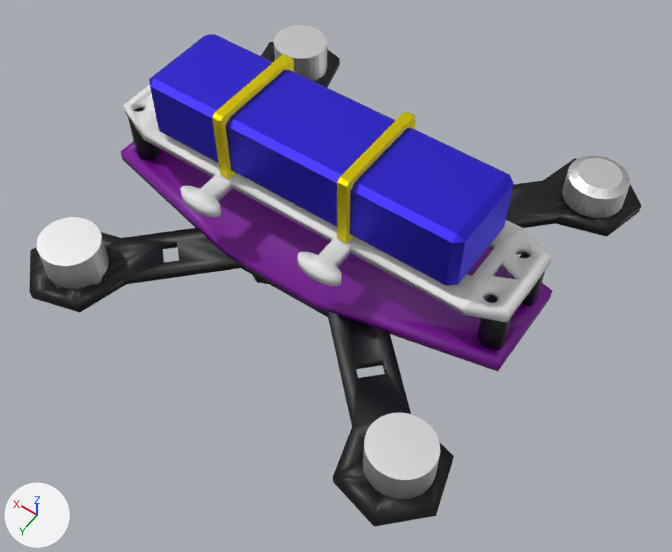
Two versions of the COLLADA model webots/meshes/collada_files/custom.dae, one commit apart.
Rendered twice from a camera (50 mm lens) standing at (-0.0598, 0.0857, 0.1305) and looking at (-0.0043, 0.008, 0.0084). Arrows for +X, +Y and +Z are at lower left; the lights stay in place. Where no turn or scale is listed for an object, it has been applied to the vertices.
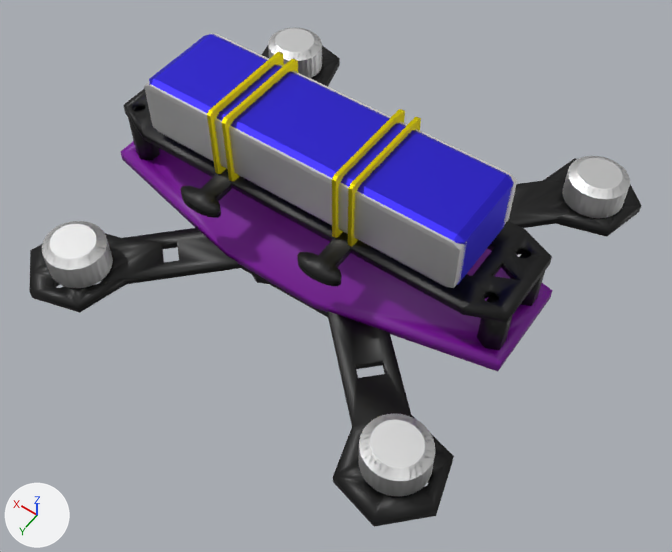
Commit message: modified:   blender/custom.blend

The change, as a list of edits to the scene's bpy script:
```text
Change me_carbon_fiber_frame_top_longer:
    where me_carbon_fiber_frame_top_longer.from_pydata(...)  # 379 vertices, 778 faces; spans x -0.0345..0.0418, y -0.0124..0.0204, z 0.0..0.0019
    add me_carbon_fiber_frame_top_longer.materials.append(mat_material_023)  # black #000000
Change me_cylinder_003:
    remove me_cylinder_003.from_pydata(...)  # 64 vertices, 124 faces; spans x -0.00528..0.00528, y -0.00509..0.00509, z -0.00336..0.00336
    remove me_cylinder_003.materials.append(mat_material_009)  # white #e7e7e7
    add me_cylinder_003.from_pydata(...)  # 192 vertices, 380 faces; spans x -0.00533..0.00533, y -0.00513..0.00513, z -0.00336..0.00336
    me_cylinder_003 part 1: 64 vertices removed from x -0.00528..0.00528, y -0.00509..0.00509, z -0.00336..0.00336; 192 vertices added at x -0.00533..0.00533, y -0.00513..0.00513, z -0.00336..0.00336
    add me_cylinder_003.materials.append(mat_material_006)  # white #e7e7e7
Change me_cylinder:
    remove me_cylinder.from_pydata(...)  # 64 vertices, 124 faces; spans x -0.00528..0.00528, y -0.00509..0.00509, z -0.00336..0.00336
    remove me_cylinder.materials.append(mat_material_006)  # white #e7e7e7
    add me_cylinder.from_pydata(...)  # 192 vertices, 380 faces; spans x -0.00533..0.00533, y -0.00513..0.00513, z -0.00336..0.00336
    me_cylinder part 2: 64 vertices removed from x -0.00528..0.00528, y -0.00509..0.00509, z -0.00336..0.00336; 192 vertices added at x -0.00533..0.00533, y -0.00513..0.00513, z -0.00336..0.00336
    add me_cylinder.materials.append(mat_material_018)  # white #e7e7e7
Change ob_cube_002:
    ob_cube_002.location: (0.0162, 0.0013, 0.0279) -> (0.0177, 0.0013, 0.0279)
    ob_cube_002.scale: (0.005, 0.17, 0.12) -> (0.002, 0.17, 0.12)
Change ob_cube:
    ob_cube.location: (-0.0071, 0.0013, 0.0279) -> (-0.0056, 0.0013, 0.0279)
    ob_cube.scale: (0.005, 0.17, 0.12) -> (0.002, 0.17, 0.12)
Change ob_cylinder_003:
    ob_cylinder_003.location: (0.0318, 0.0316, 0.012) -> (0.0331, -0.0305, 0.012)
Change ob_cylinder_002:
    ob_cylinder_002.location: (0.0319, -0.0308, 0.012) -> (0.0312, 0.0312, 0.012)
Change ob_cylinder:
    ob_cylinder.location: (-0.032, 0.0312, 0.012) -> (-0.0313, 0.0312, 0.012)
Add ob_cube_003:
    ob_cube_003 = bpy.data.objects.new('Cube.003', me_cube_006)  # 24 vertices, 44 faces; spans x -0.0003..0.0003, y -0.0091..0.0091, z -0.0067..0.0067; in mat_material_024 (yellow #e7d910)
    ob_cube_003.location = (0.0148, 0.0013, 0.0279)
Add ob_cube_004:
    ob_cube_004 = bpy.data.objects.new('Cube.004', me_cube_007)  # 24 vertices, 44 faces; spans x -0.0003..0.0003, y -0.0091..0.0091, z -0.0067..0.0067; in mat_material_025 (yellow #e7d910)
    ob_cube_004.location = (-0.0085, 0.0013, 0.0279)
Add ob_cube_006:
    ob_cube_006 = bpy.data.objects.new('Cube.006', me_cube_011)  # 24 vertices, 44 faces; spans x -0.0292..0.0292, y -0.0011..0.0011, z -0.005..0.005; in mat_material_008 (white #e7e7e7)
    ob_cube_006.location = (0.0029, 0.0087, 0.0279)
Add ob_cube_007:
    ob_cube_007 = bpy.data.objects.new('Cube.007', me_cube_012)  # 24 vertices, 44 faces; spans x -0.0292..0.0292, y -0.0011..0.0011, z -0.005..0.005; in mat_material_009 (white #e7e7e7)
    ob_cube_007.location = (0.0029, -0.0057, 0.0279)
```

What differs and where, as boxes (x1, y1, x2, y2) in the pictures (672 x 552 px):
'Carbon Fiber Frame Top Longer', recoloured (white to black)
    both: (123, 84, 552, 323)
'Cube.006', added
    after: (144, 82, 467, 288)
'Cylinder.002', moved
    before: (274, 25, 327, 81)
    after: (42, 221, 113, 288)
'Cylinder.003', reshaped, moved (26% narrower, 29% shorter)
    before: (36, 217, 109, 289)
    after: (268, 27, 322, 78)
'Cylinder', reshaped, moved
    before: (363, 413, 440, 499)
    after: (358, 413, 435, 497)
'Cube', moved, rescaled (7% narrower)
    before: (337, 112, 416, 243)
    after: (332, 109, 405, 238)
'Cube.002', moved, rescaled (6% narrower)
    before: (212, 54, 294, 179)
    after: (207, 52, 284, 174)
'Cube.003', added (yellow)
    after: (222, 59, 298, 181)
'Cube.004', added (yellow)
    after: (348, 117, 421, 246)
'Cube.007', added
    after: (214, 33, 517, 225)
